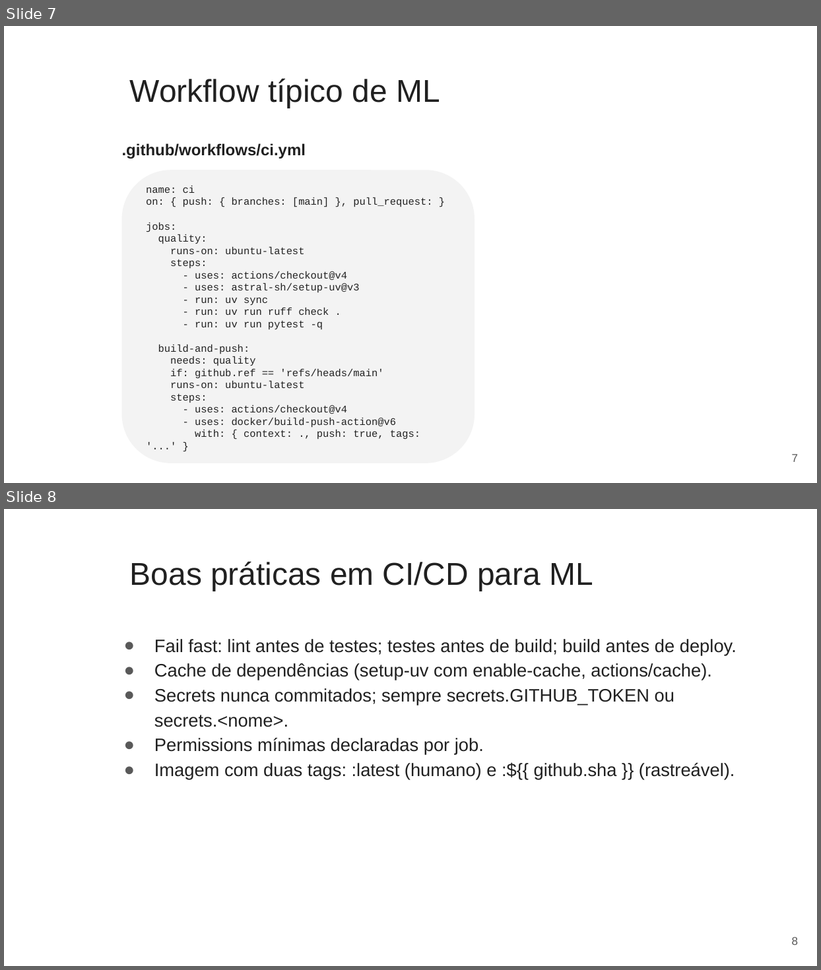
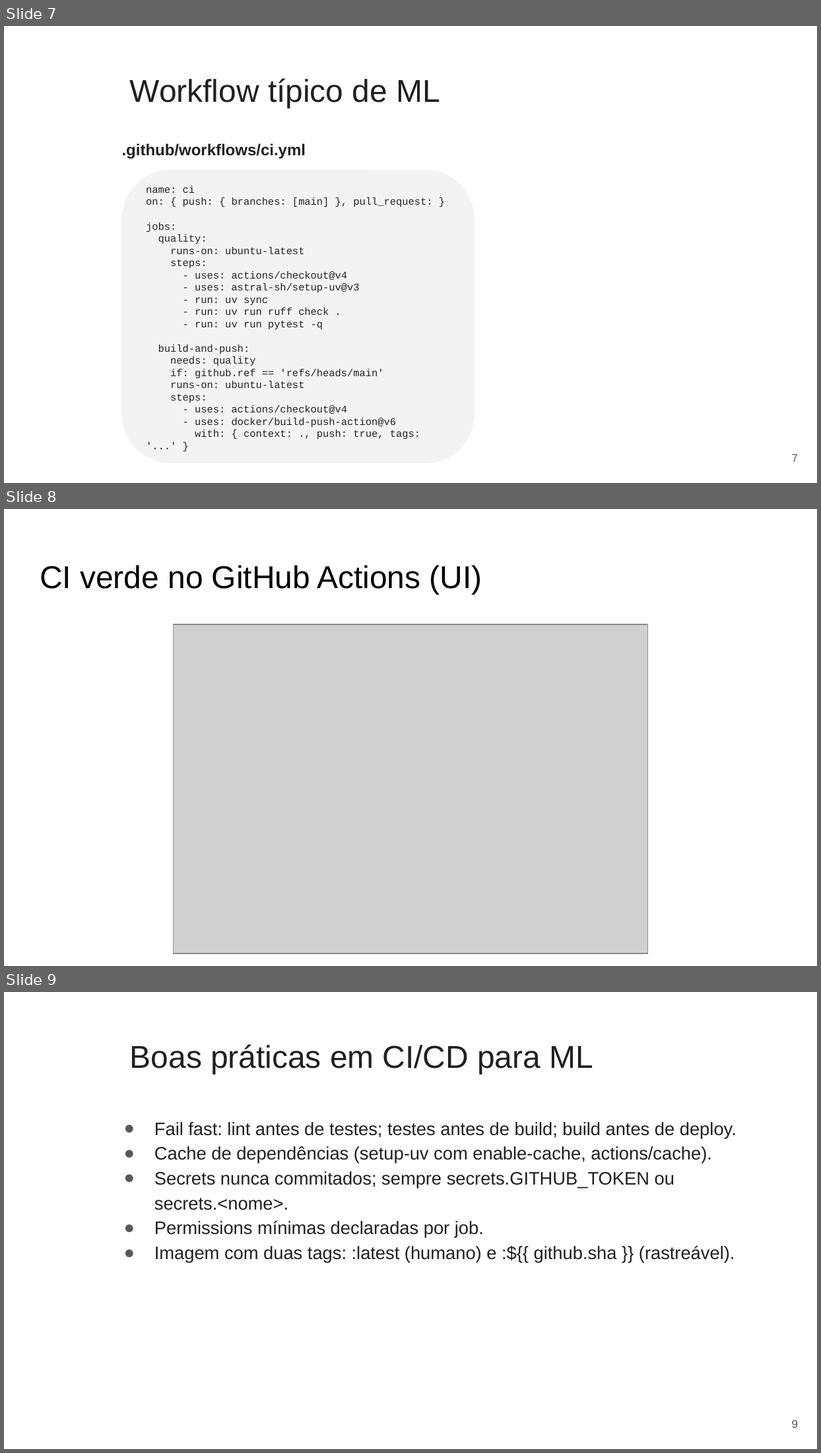
Before and after one commit to gilvanveras/gilvanvmj-mlops-icev, a slide deck: Slides_Domingo.pptx. Shown one above the other, each under a label of ours: slides 7 and 8 before the commit, slides 7, 8 and 9 after it. The pictures are 821x970 and 821x1453 pixels, drawn with LibreOffice and Linux fonts; fonts in the diff are those of the drawing; grey boxes stand for pictures; background and template pictures are left out. Boxes give left, top, right and bottom in pixels: in the first picture for what was removed or moved away, otherwise in the second. Text is boxed around its words. In the diff, an @@ line names an element or a change of style, - is before the commit and + after.

Commit message:
docs(slides): onda 2 + screenshots de UI
Sabado: 3 slides novos (estrutura src/, promover @champion, /predict+WineInput) e 3 screenshots de UI (compare, registry @champion, swagger).
Domingo: 3 screenshots de UI (CI Actions verde, docker compose, drift Evidently).

```diff
--- a/Slides_Domingo.pptx
+++ b/Slides_Domingo.pptx
@@ slide 8 added at [4, 509, 817, 966], background picture (left out) @@
@@ title added at [40, 565, 482, 594], 28 pt, text #000000 @@
+CI verde no GitHub Actions (UI)
@@ picture added at [173, 625, 648, 954] @@
@@ what was slide 8 is now slide 9 @@
@@ page number at [792, 1420, 799, 1428]: text changed @@
-8
+9
```
Also in this commit, not shown: 2 other slides added, 1 other file.
